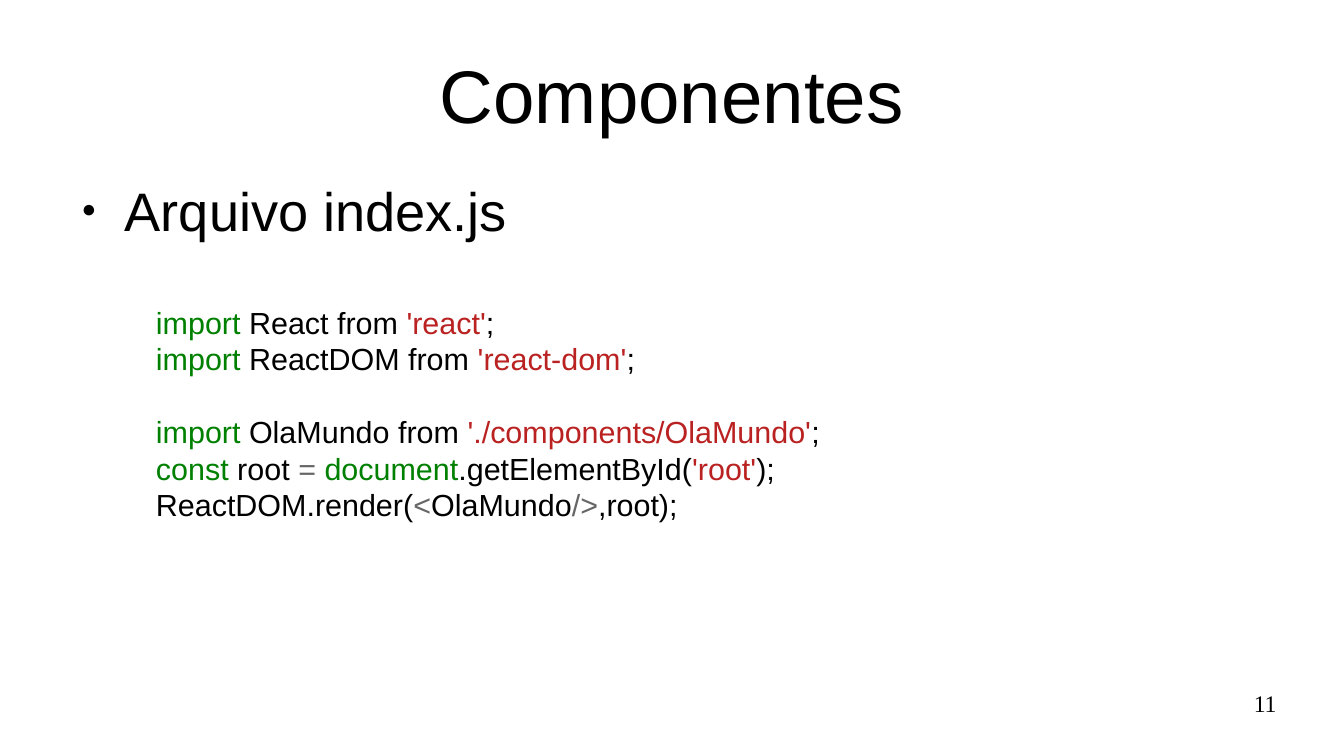
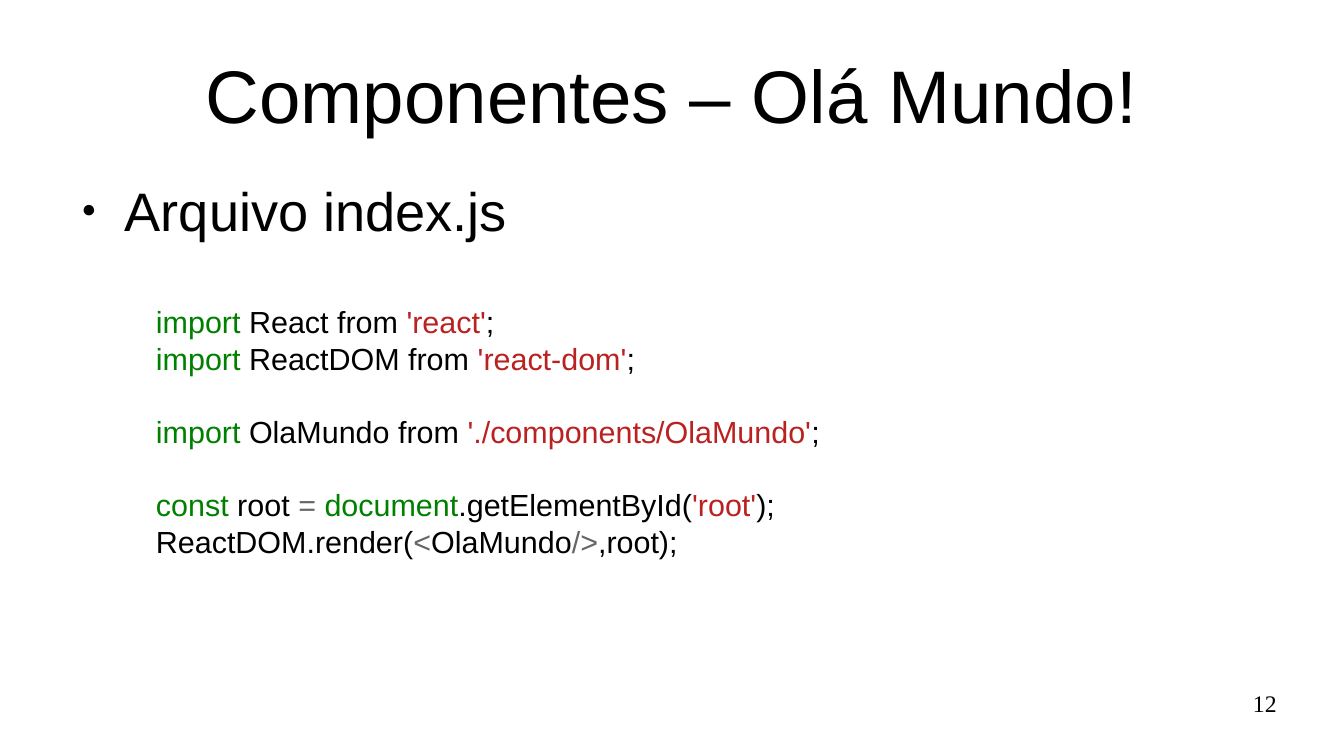
Before and after one commit to Marques-Dev/WEB_2020-1, a slide deck: slide 12 of SLIDES/aula01.odp (slide 11 before the commit). Drawn at 1344x756 pixels with LibreOffice and Linux fonts; fonts in the diff are those of the drawing. Boxes give left, top, right and bottom in pixels: in the first picture for what was removed or moved away, otherwise in the second. Text is boxed around its words. In the diff, an @@ line names an element or a change of style, - is before the commit and + after.

Commit message:
componentes da aula 01

```diff
--- a/SLIDES/aula01.odp
+++ b/SLIDES/aula01.odp
@@ title at [206, 68, 1136, 137]: text changed @@
-Componentes
+Componentes – Olá Mundo!
@@ text "import React from 'react';" rewrapped from [156, 312, 820, 522] to [156, 311, 820, 559] @@
@@ page number at [1253, 696, 1277, 712]: text changed @@
-11
+12
```
Also in this commit, not shown: 8 other slides changed, 24 slides added, 22 slides removed, 8 other files.
